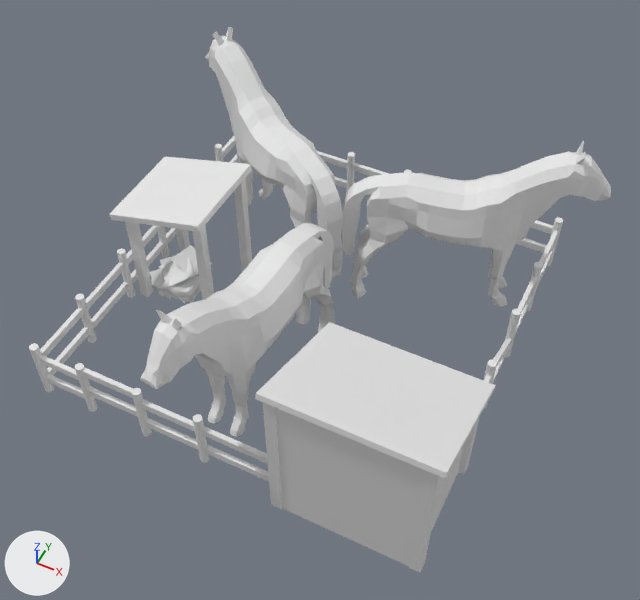
What one commit did to the FBX model Pacification/Assets/Prefabs/Features/Buildings/HorsesExploited.fbx.
Camera for both pictures: a camera (50 mm lens) standing at (7.45, -13.96, 17.61) and looking at (0.85, -0.77, 1.12). Lighting does not change. The marker at lower left points along +X, +Y and +Z. Materials are left out; every surface is plain grey. Where no turn or scale is listed for an object, it has been applied to the vertices.
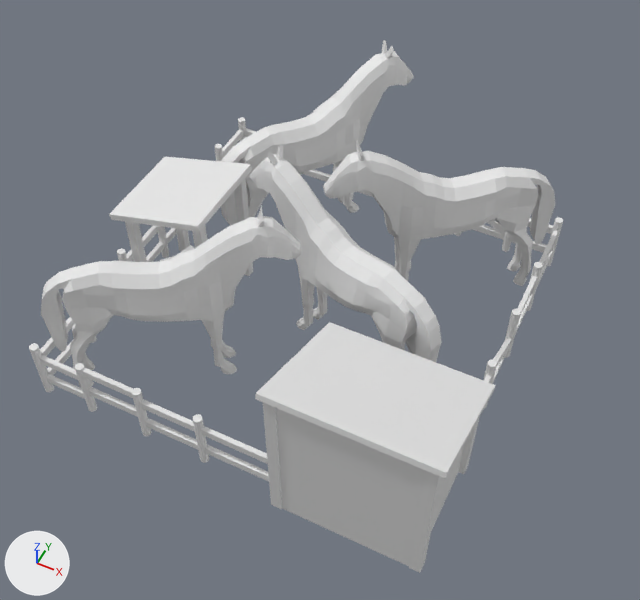
Commit message: resize horses

The edits, one by one:
Mesh me_cube_000 is new.
It has 737 vertices, 718 faces and spans x -2.63..2.44, y -2.05..1.91, z -3.05..2.28.
Object 'Cube.029' (ob_cube_029) moves from (3.21, 2.68, 2.28) to (-1.47, 3.43, 2.32).
Object 'Cube.029' (ob_cube_029) turns from (0, 0, 109) to (0, 0, 148) degrees about x, y and z.
Object 'Cube.029' (ob_cube_029) is rescaled from (1.0, 0.817, 0.767) to (0.768, 0.765, 0.765).
Object 'Cube.034' (ob_cube_034) moves from (-2.36, 2.79, 2.28) to (-2.04, -3.04, 2.32).
Object 'Cube.034' (ob_cube_034) turns from (0, 0, -121) to (0, 0, 122) degrees about x, y and z.
Object 'Cube.034' (ob_cube_034) is rescaled from (1.0, 0.817, 0.767) to (0.768, 0.765, 0.765).
Object 'Cube.033' (ob_cube_033) moves from (0.06, -2.67, 2.28) to (1.42, -0.58, 2.32).
Object 'Cube.033' (ob_cube_033) turns from (0, 0, -6.7) to (0, 0, -109) degrees about x, y and z.
Object 'Cube.033' (ob_cube_033) is rescaled from (1.0, 0.817, 0.767) to (0.768, 0.765, 0.765).
Object 'Cube.032' (ob_cube_032) is new; it shows me_cube_000.
Its location is (2.77, 2.63, 2.32).

What differs and where, as boxes (x1, y1, x2, y2) in the pictures (640 x 600 px):
'Cube.034', moved, turned, rescaled: before (205, 27, 343, 278); after (41, 205, 301, 387)
'Cube.033', moved, turned, rescaled: before (140, 223, 335, 436); after (250, 145, 442, 362)
'Cube.029', moved, turned, rescaled: before (342, 141, 611, 307); after (221, 40, 414, 225)
'Cube.032', added: after (323, 140, 555, 286)
